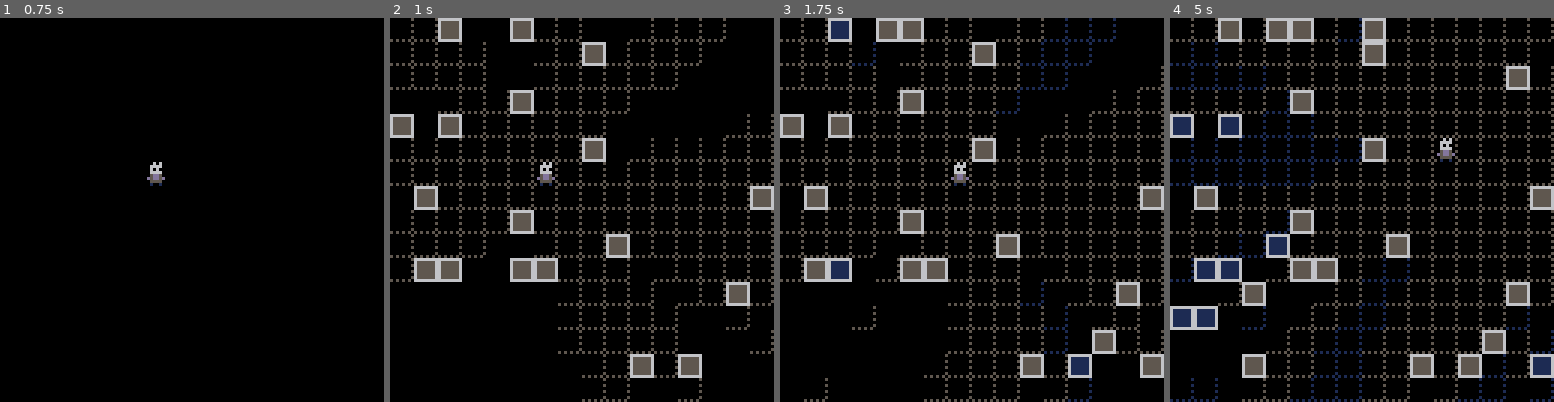
Above: before the commit, frames 1-4 (left to right).
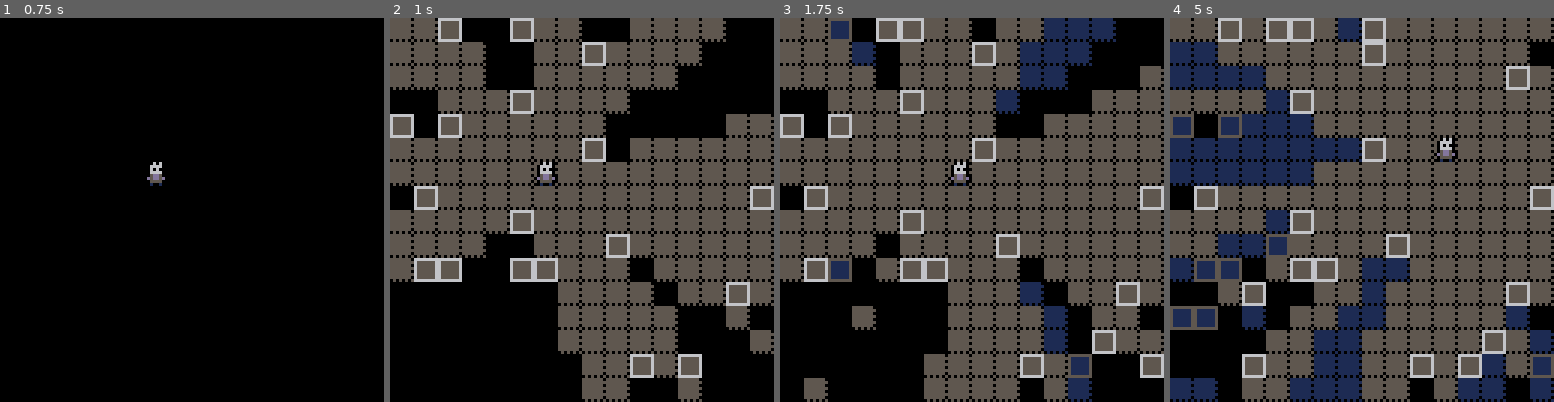
Above: after the commit, the same moments.

Repository: bancliffe/lostest
Game: PICO-8 cartridge lostest.p8
Two runs of this game, one before a commit and one after it. Both use one fixed random seed, a clock stepped at 60 frames per second and the inputs below.
Inputs:
- Up to frame 1 (0.75 s): tap O (Z key) at 0.7 s
- Up to frame 2 (1 s): no input
- Up to frame 3 (1.75 s): hold Right from 1.6 s (still down); tap O (Z key) at 1.7 s
- Up to frame 4 (5 s): release Right at 2.1 s; tap O (Z key) every 0.4 s from 2.1 to 4.9 s; hold Up 2.15-2.42 s; hold Right 2.47-3.03 s; hold Left 3.08-3.58 s; hold Down 3.63-3.97 s; hold Right 4.02-4.68 s; hold Up from 4.73 s (still down)

Frame 1 is identical in both runs. In frame 2, 58% of the frame differs, in the area x 0-100%, y 0-100%; in frame 3, 67%; in frame 4, 82%.

Commit message:
Update map functionality to ensure character boundaries and enhance tile rendering

Diff:
--- a/lostest.p8
+++ b/lostest.p8
@@ -8,14 +8,14 @@
 #include screens\screen_map.lua
 
 __gfx__
-00000000000000056666666600000000000000000000000000000000000000000000000000000000000000000000000000000000000000000000000000000000
-00000000000000006555555600000000000000000000000000000000000000000000000000000000000000000000000000000000000000000000000000000000
-00700700000000056555555600000000000000000000000000000000000000000000000000000000000000000000000000000000000000000000000000000000
-00077000000000006555555600000000000000000000000000000000000000000000000000000000000000000000000000000000000000000000000000000000
-00077000000000056555555600000000000000000000000000000000000000000000000000000000000000000000000000000000000000000000000000000000
-00700700000000006555555600000000000000000000000000000000000000000000000000000000000000000000000000000000000000000000000000000000
-00000000000000056555555600000000000000000000000000000000000000000000000000000000000000000000000000000000000000000000000000000000
-00000000505050506666666600000000000000000000000000000000000000000000000000000000000000000000000000000000000000000000000000000000
+00000000555555506666666600000000000000000000000000000000000000000000000000000000000000000000000000000000000000000000000000000000
+00000000555555556555555600000000000000000000000000000000000000000000000000000000000000000000000000000000000000000000000000000000
+00700700555555506555555600000000000000000000000000000000000000000000000000000000000000000000000000000000000000000000000000000000
+00077000555555556555555600000000000000000000000000000000000000000000000000000000000000000000000000000000000000000000000000000000
+00077000555555506555555600000000000000000000000000000000000000000000000000000000000000000000000000000000000000000000000000000000
+00700700555555556555555600000000000000000000000000000000000000000000000000000000000000000000000000000000000000000000000000000000
+00000000555555506555555600000000000000000000000000000000000000000000000000000000000000000000000000000000000000000000000000000000
+00000000050505056666666600000000000000000000000000000000000000000000000000000000000000000000000000000000000000000000000000000000
 ee06060e000000000000000000000000000000000000000000000000000000000000000000000000000000000000000000000000000000000000000000000000
 e066660e000000000000000000000000000000000000000000000000000000000000000000000000000000000000000000000000000000000000000000000000
 e060600e000000000000000000000000000000000000000000000000000000000000000000000000000000000000000000000000000000000000000000000000
--- a/screens/screen_map.lua
+++ b/screens/screen_map.lua
@@ -10,6 +10,8 @@
     if btnp(⬇️) then test_character.y = test_character.y + 1 end
     if btnp(⬅️) then test_character.x = test_character.x - 1 end
     if btnp(➡️) then test_character.x = test_character.x + 1 end
+    test_character.x = mid(0,map_width-1,test_character.x)
+    test_character.y = mid(0,map_height-1,test_character.y)
     update_los(test_map)
 end
 
@@ -22,6 +24,7 @@
                 spr(tile.sprite_id,i*8,j*8)
             elseif not tile.visible and tile.explored then
                 pal(5,1)
+                pal(6,5)
                 spr(tile.sprite_id,i*8,j*8)
                 pal()
             end
